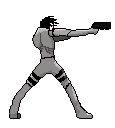
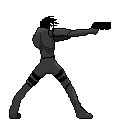
Layers edited between the first and the second 115 × 128 image:
painted on "Livello 5" over <box>9,23,92,118</box>
painted on "Livello 6" over <box>46,23,110,41</box>
